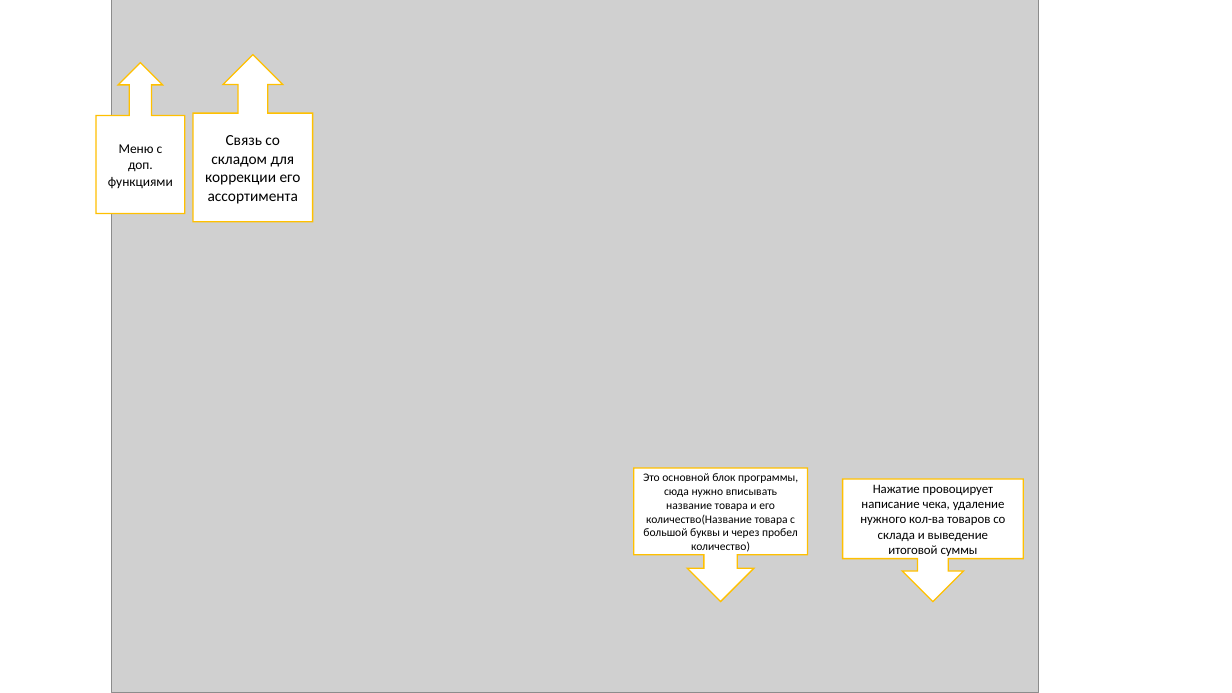
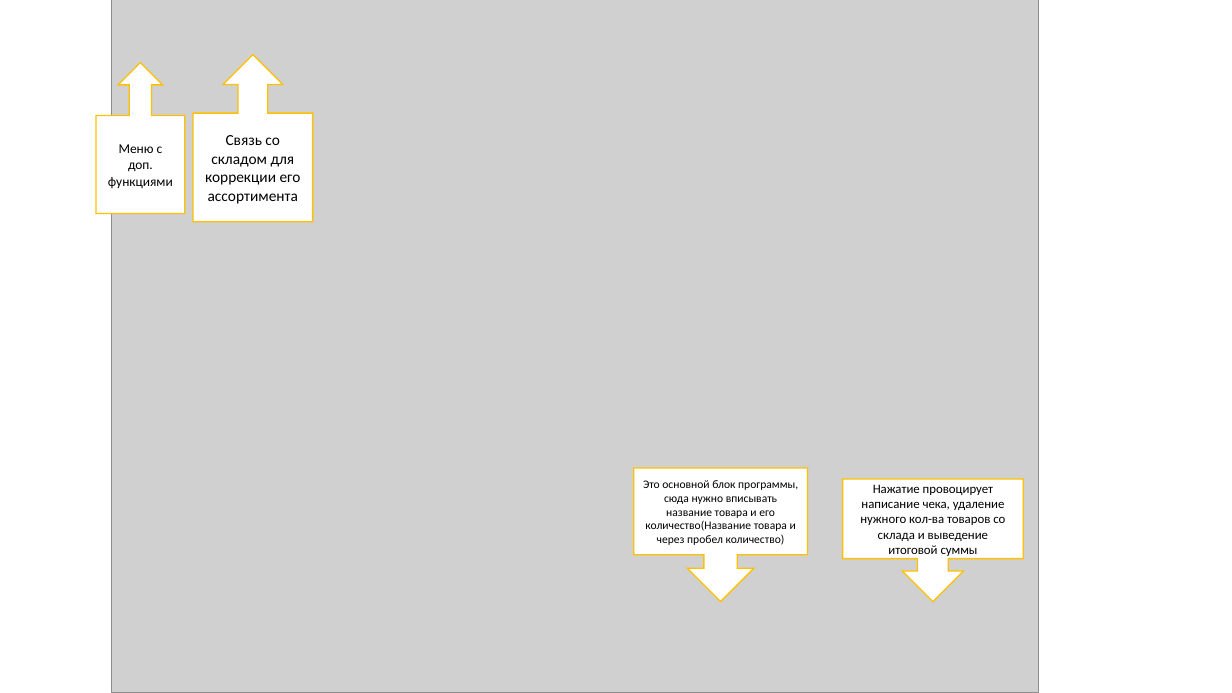
Before and after one commit to DoomSlayer6665676/online_store, a slide deck: slide 1 of Описание и ТЗ и т.д/Презентация.pptx. Drawn at 1232x693 pixels with LibreOffice and Linux fonts; fonts in the diff are those of the drawing; grey boxes stand for pictures. Boxes give left, top, right and bottom in pixels: in the first picture for what was removed or moved away, otherwise in the second. Text is boxed around its words. In the diff, an @@ line names an element or a change of style, - is before the commit and + after.

```diff
--- a/Описание и ТЗ и т.д/Презентация.pptx
+++ b/Описание и ТЗ и т.д/Презентация.pptx
@@ text in down arrow callout at <box>643,480,798,545</box>: text changed @@
-Это основной блок программы, сюда нужно вписывать название товара и его количество(Название товара с большой буквы и через пробел количество)
+Это основной блок программы, сюда нужно вписывать название товара и его количество(Название товара и через пробел количество)
```
Also in this commit, not shown: 1 other slide changed, 1 slide added.
